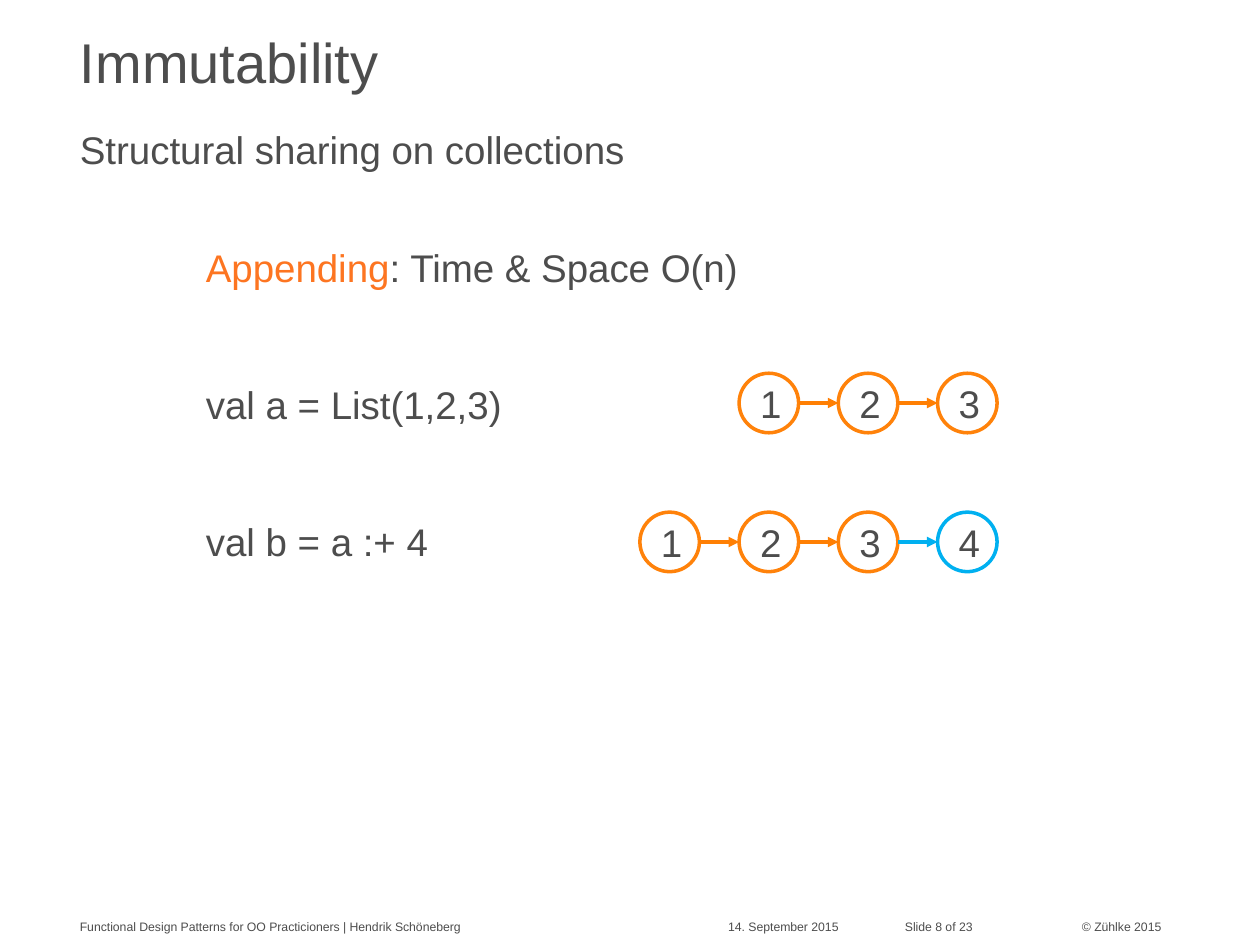
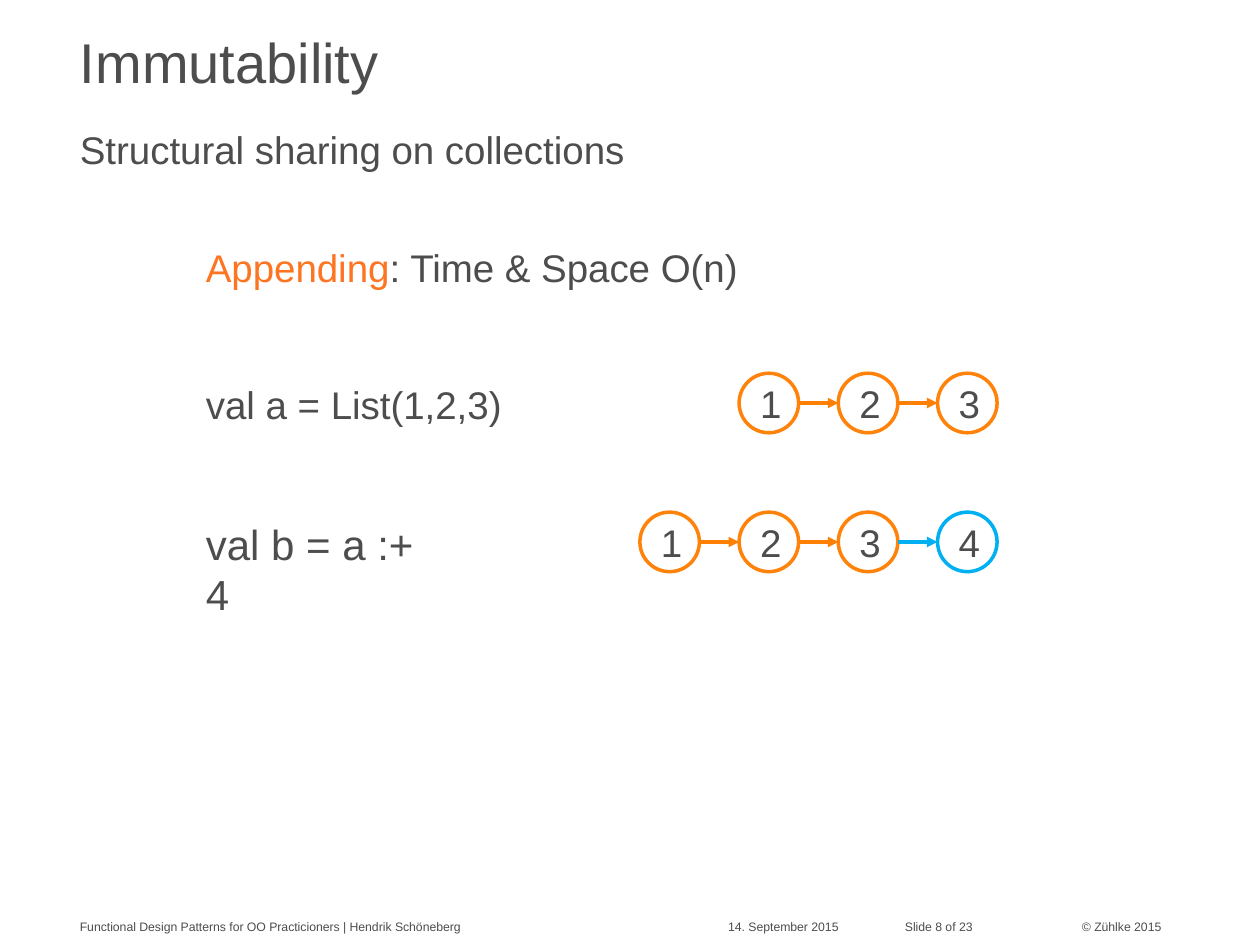
Before and after one commit to aax/zdays-fp-patterns, a slide deck: slide 8 of hesc_slides.pptx. Drawn at 1260x945 pixels with LibreOffice and Linux fonts; fonts in the diff are those of the drawing; background and template pictures are left out. Boxes give left, top, right and bottom in pixels: in the first picture for what was removed or moved away, otherwise in the second. Text is boxed around its words. In the diff, an @@ line names an element or a change of style, - is before the commit and + after.

```diff
--- a/hesc_slides.pptx
+++ b/hesc_slides.pptx
@@ text at [206, 528, 428, 557]: paragraph removed @@
-val b = a :+ 4
@@ text added at [206, 529, 365, 610], 24 pt, text #4D4D4D @@
+val b = a :+ 4
```
Also in this commit, not shown: 3 other slides changed.
